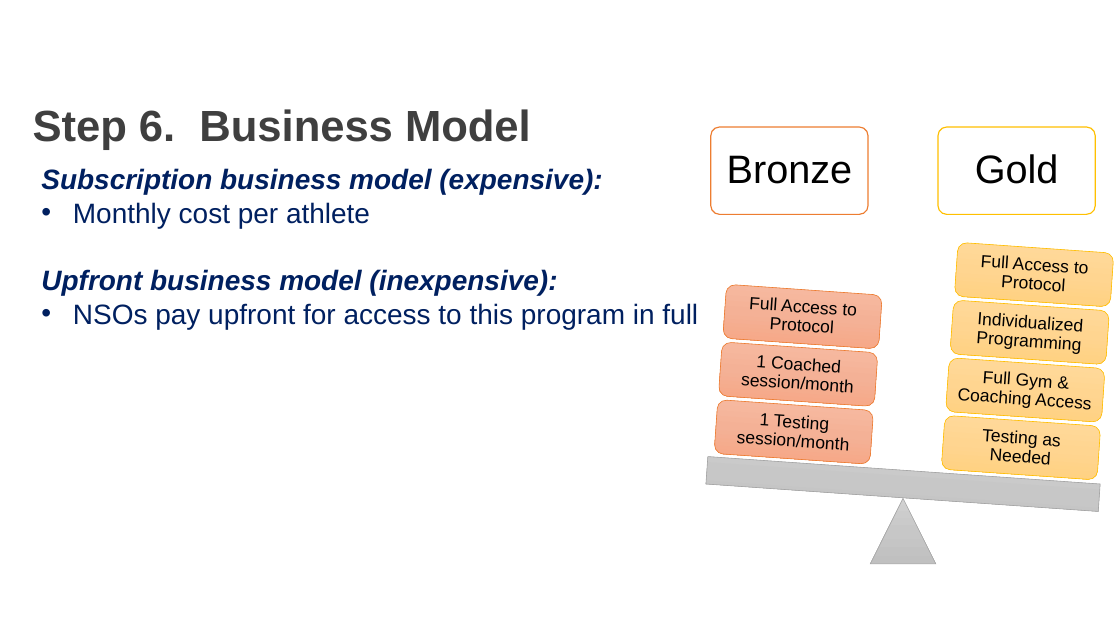
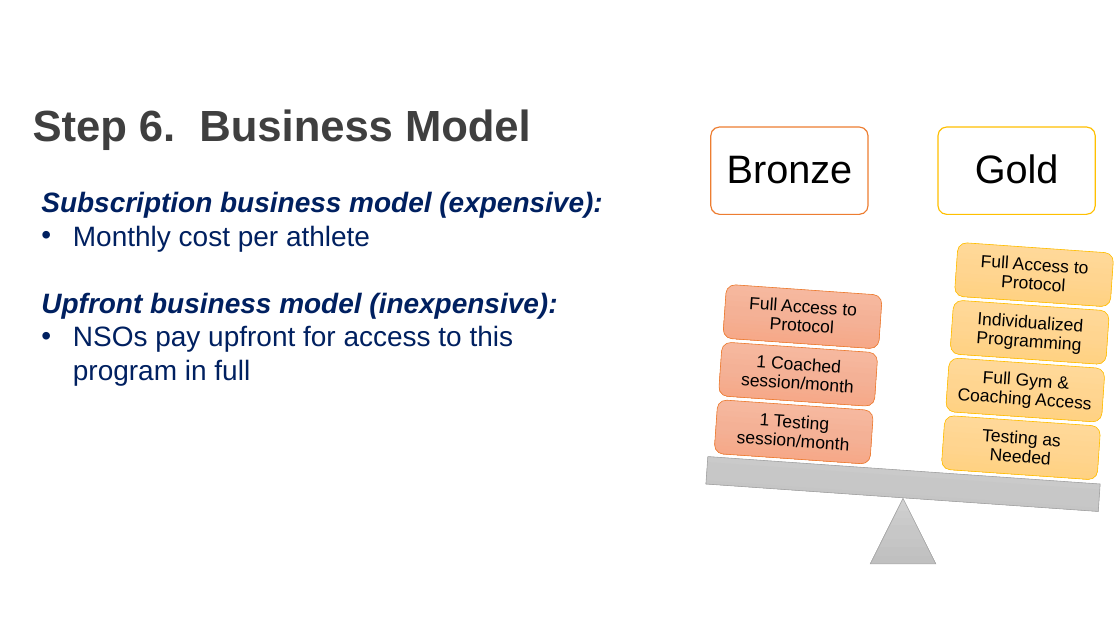
Before and after one commit to AKates717/CSI-Pacific-RTP, a slide deck: slide 7 of RTP Resources/RTP_Project_Pitch.pptx. Drawn at 1120x630 pixels with LibreOffice and Linux fonts; fonts in the diff are those of the drawing; background and template pictures are left out. Boxes give left, top, right and bottom in pixels: in the first picture for what was removed or moved away, otherwise in the second. Text is boxed around its words. In the diff, an @@ line names an element or a change of style, - is before the commit and + after.

```diff
--- a/RTP Resources/RTP_Project_Pitch.pptx
+++ b/RTP Resources/RTP_Project_Pitch.pptx
@@ text "Subscription business model (expensive):" rewrapped from (41,168,698,329) to (41,191,602,385) @@
```
Also in this commit, not shown: 4 other slides changed, 17 other files.
